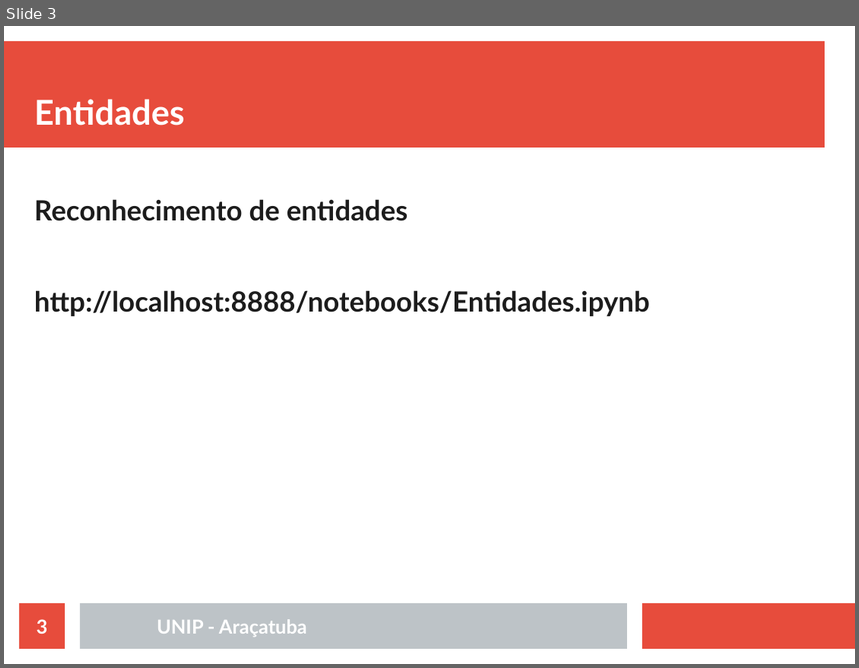
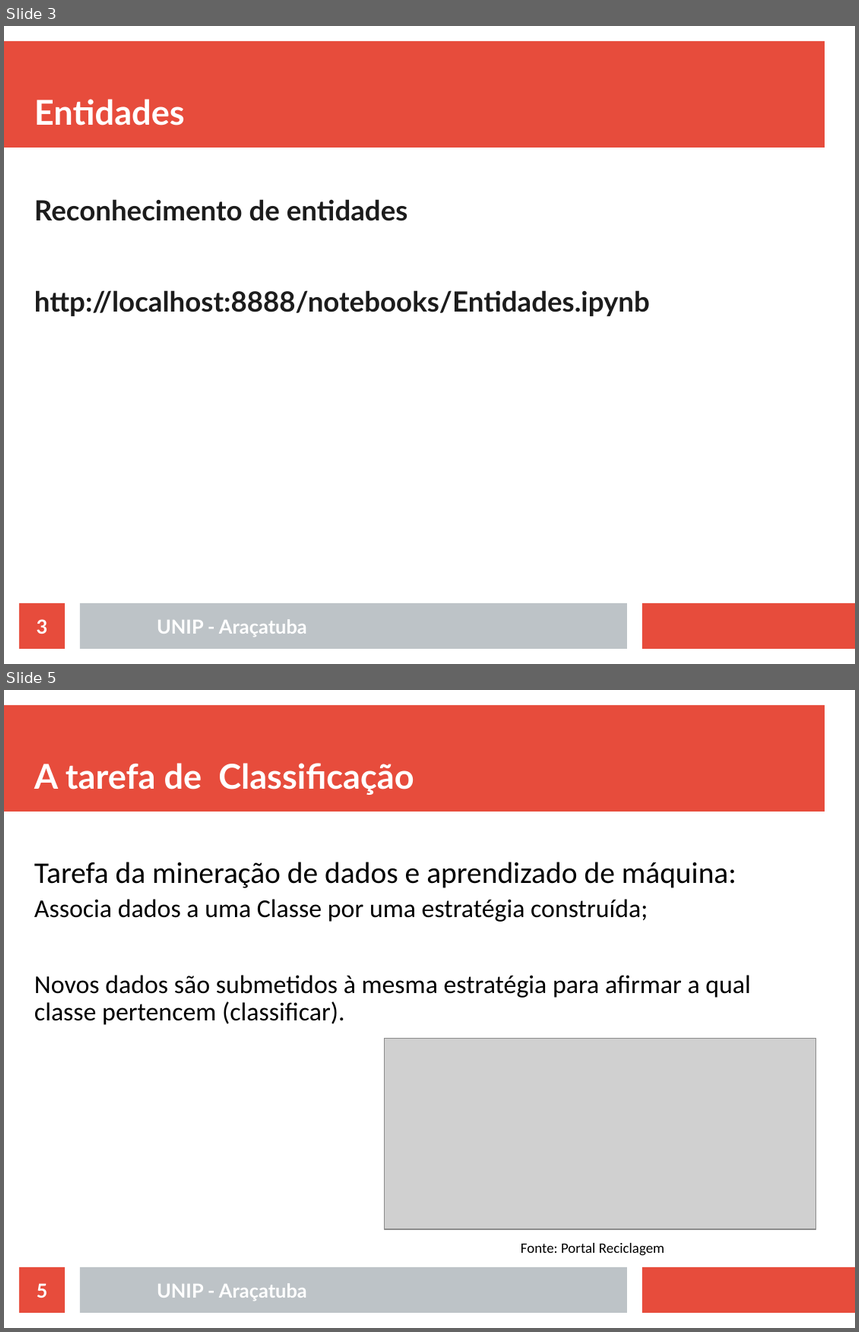
Before and after one commit to rafaelstojoao/pos-unip, a slide deck: [2020][modulo][Processamento_Linguagem_Natural]/[aula]02[classificacao].odp. Shown one above the other, each under a label of ours: slide 3 before the commit, slides 3 and 5 after it; the slides between them are not shown. The pictures are 859x668 and 859x1332 pixels, drawn with LibreOffice and Linux fonts; fonts in the diff are those of the drawing; grey boxes stand for pictures. Boxes give left, top, right and bottom in pixels: in the first picture for what was removed or moved away, otherwise in the second. Text is boxed around its words. In the diff, an @@ line names an element or a change of style, - is before the commit and + after.

```diff
--- a/[2020][modulo][Processamento_Linguagem_Natural]/[aula]02[classificacao].odp
+++ b/[2020][modulo][Processamento_Linguagem_Natural]/[aula]02[classificacao].odp
@@ slide 5 added at (x1=4, y1=690, x2=855, y2=1328), background #FFFFFF; not listed: 3 template elements that a slide beside it also shows @@
@@ title added at (x1=34, y1=763, x2=414, y2=795), 32 pt, text #FFFFFF, bold @@
+A tarefa de Classificação
@@ text added at (x1=34, y1=862, x2=751, y2=1025), 24 pt, text #000000 @@
+Tarefa da mineração de dados e aprendizado de máquina:
+Associa dados a uma Classe por uma estratégia construída;
+Novos dados são submetidos à mesma estratégia para afirmar a qual classe pertencem (classificar).
@@ picture added at (x1=385, y1=1039, x2=816, y2=1230) @@
@@ text added at (x1=521, y1=1243, x2=664, y2=1256), 13.4 pt, text #000000 @@
+Fonte: Portal Reciclagem
@@ page number added at (x1=19, y1=1268, x2=65, y2=1313), fill #E74C3C, 18 pt, text #FFFFFF, bold @@
+5
@@ text added at (x1=157, y1=1284, x2=307, y2=1301), 18 pt, text #FFFFFF, bold @@
+UNIP - Araçatuba
```
Also in this commit, not shown: 3 slides changed, 24 other slides added, 4 slides removed, 46 other files.
